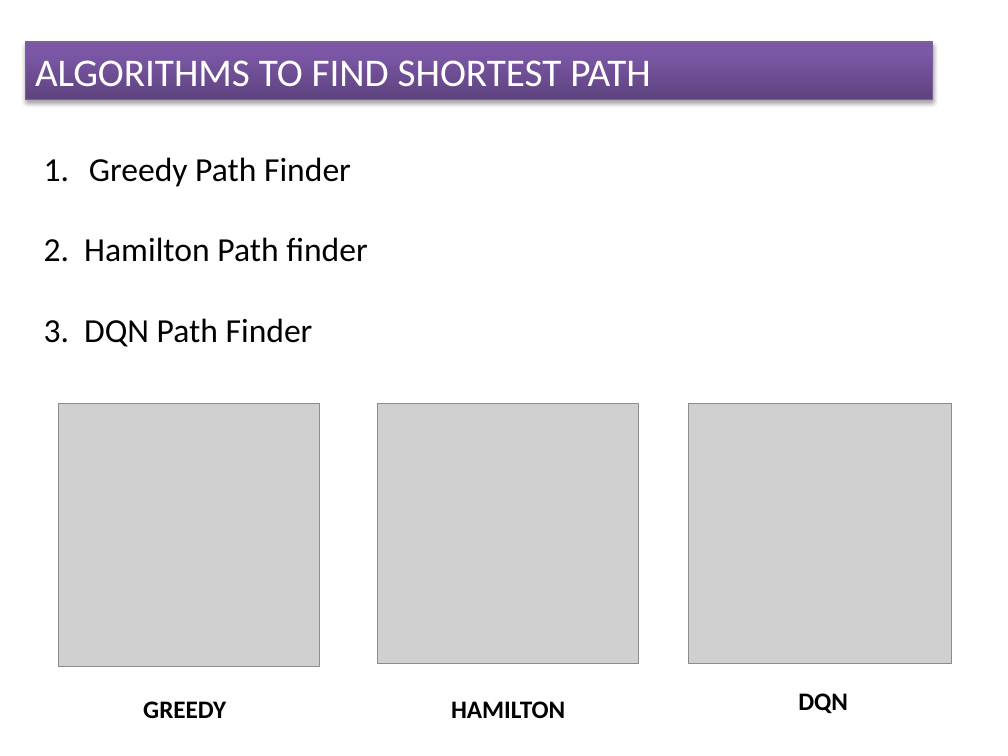
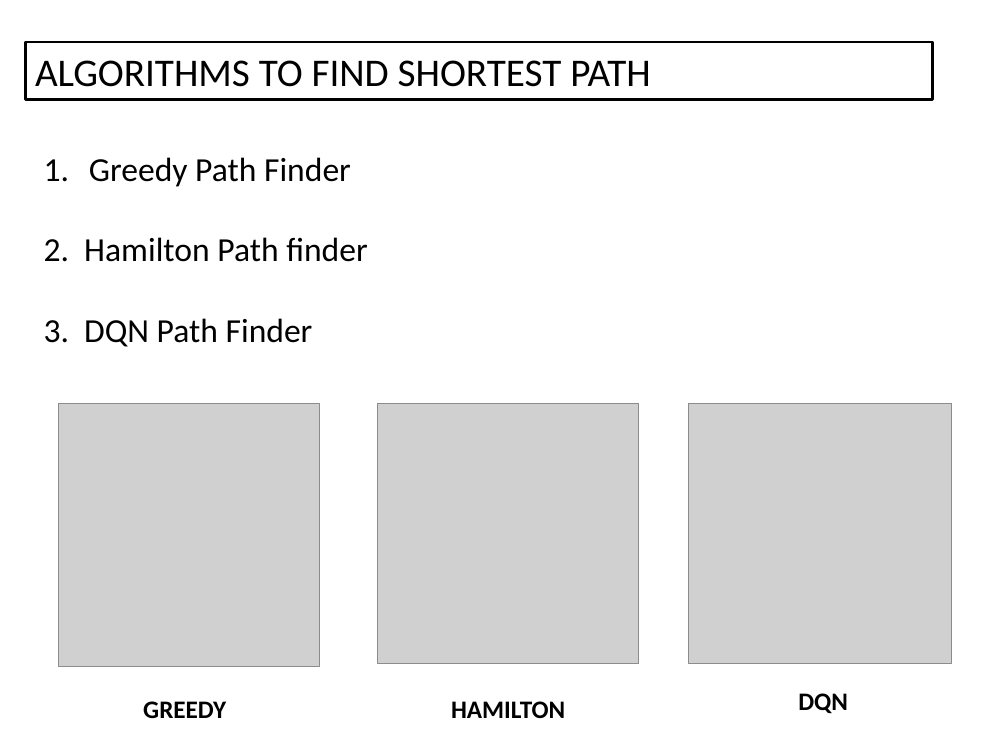
Before and after one commit to Greeny6092/Mini-Project-sem7-, a slide deck: slide 7 of presentation/AI BASED MULTIPLAYER SNAKE GAME(mini project).pptx. Drawn at 1008x756 pixels with LibreOffice and Linux fonts; fonts in the diff are those of the drawing; grey boxes stand for pictures. Boxes give left, top, right and bottom in pixels: in the first picture for what was removed or moved away, otherwise in the second. Text is boxed around its words. In the diff, an @@ line names an element or a change of style, - is before the commit and + after.

```diff
--- a/presentation/AI BASED MULTIPLAYER SNAKE GAME(mini project).pptx
+++ b/presentation/AI BASED MULTIPLAYER SNAKE GAME(mini project).pptx
@@ rectangle "ALGORITHMS TO FIND SHORTEST PATH" at (25,42,932,100): text colour #FFFFFF to #000000; fill gradient #5F4480 to #7B58A6 to #7C57A8 to #FFFFFF; outline #7D60A0 0.75 pt to #000000 2 pt; shadow off @@
```
Also in this commit, not shown: 4 other slides changed.
